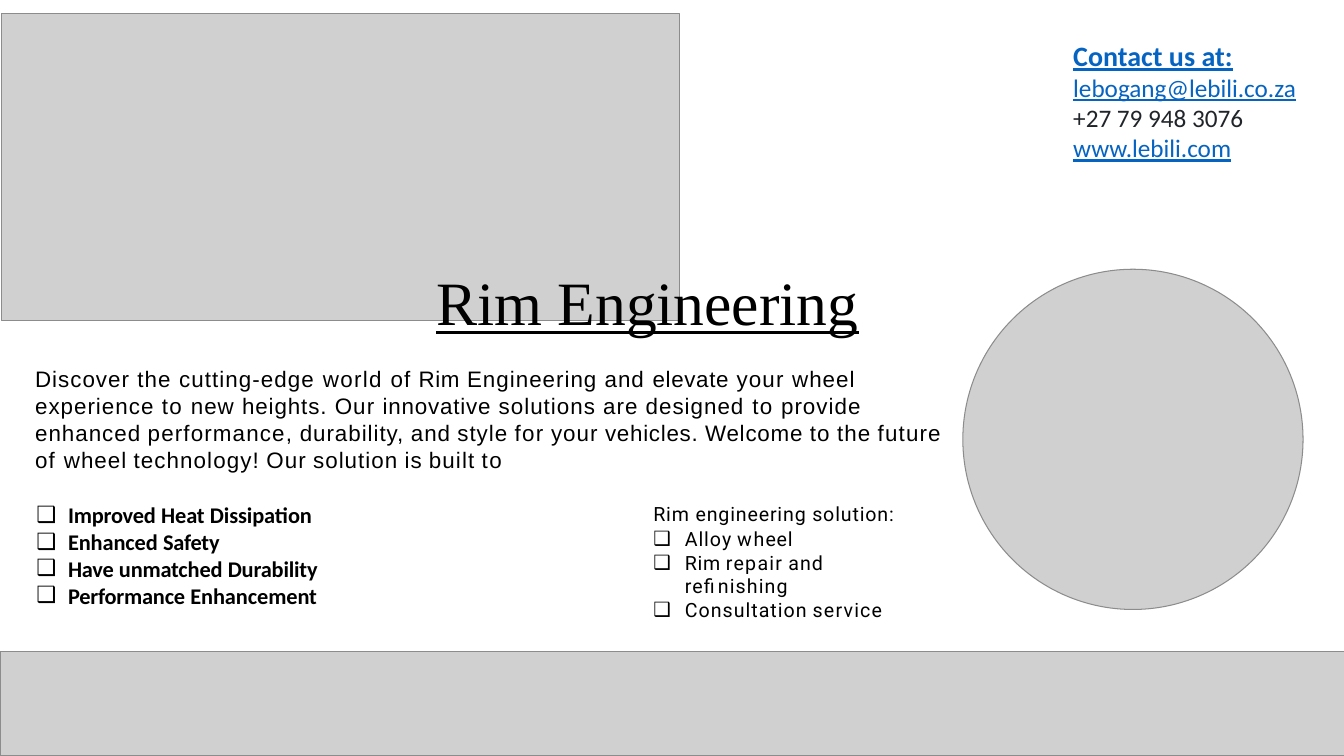
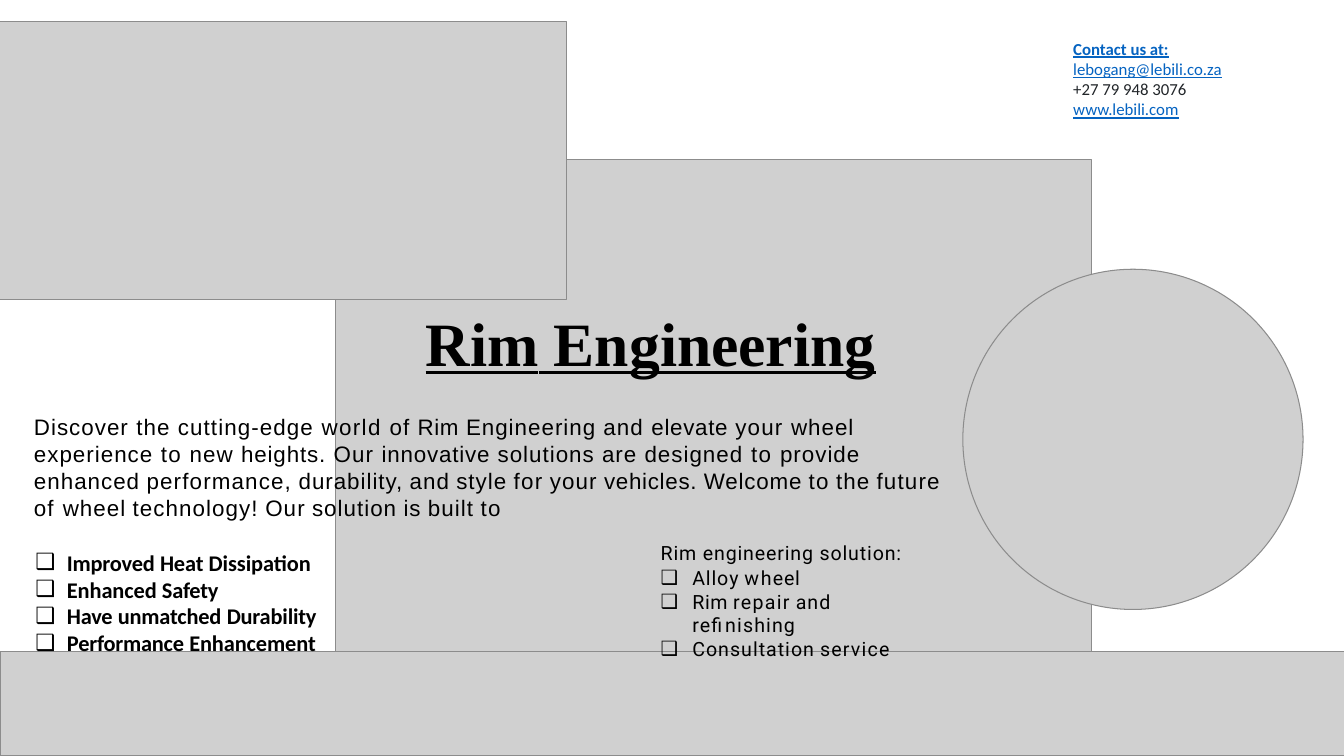
Before and after one commit to Ity222/Lebili.github.io, a slide deck: slide 1 of Brouchers/rimeng.pptx. Drawn at 1344x756 pixels with LibreOffice and Linux fonts; fonts in the diff are those of the drawing; grey boxes stand for pictures; background and template pictures are left out. Boxes give left, top, right and bottom in pixels: in the first picture for what was removed or moved away, otherwise in the second. Text is boxed around its words. In the diff, an @@ line names an element or a change of style, - is before the commit and + after.

```diff
--- a/Brouchers/rimeng.pptx
+++ b/Brouchers/rimeng.pptx
@@ picture: place and size @@
-picture at <box>1,14,680,321</box>
+picture at <box>0,21,567,299</box>
@@ text "Contact us at:" at <box>1073,44,1221,119</box>: size 20 to 12 pt in "Contact us at:"; size 18 to 12 pt in "lebogang@lebili.co.za", "+27 79 948 3076", "www.lebili.com" @@
@@ picture added at <box>335,160,1091,675</box> @@
@@ text "Rim Engineering": place and size @@
-text "Rim Engineering" at <box>436,277,859,337</box>
+text "Rim Engineering" at <box>426,323,875,377</box>
@@ text "Rim Engineering" at <box>426,323,875,377</box>: bold on @@
@@ text "Discover the cutting-edge world of ...": place and size @@
-text "Discover the cutting-edge world of ..." at <box>35,370,941,604</box>
+text "Discover the cutting-edge world of ..." at <box>34,417,940,652</box>
@@ text "Rim engineering solution:": place and size @@
-text "Rim engineering solution:" at <box>653,506,894,618</box>
+text "Rim engineering solution:" at <box>661,545,902,656</box>
```
Also in this commit, not shown: 8 other files.
